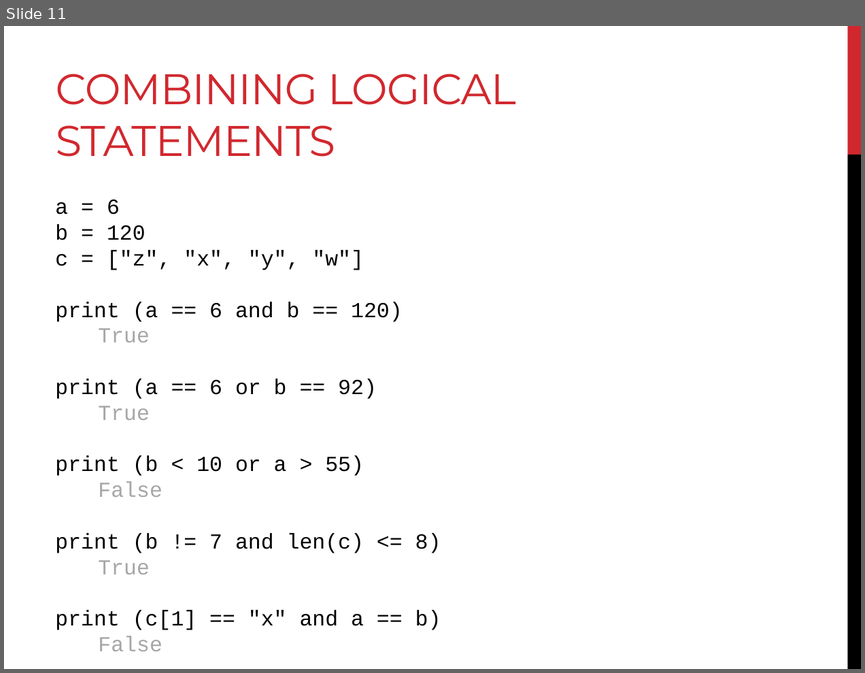
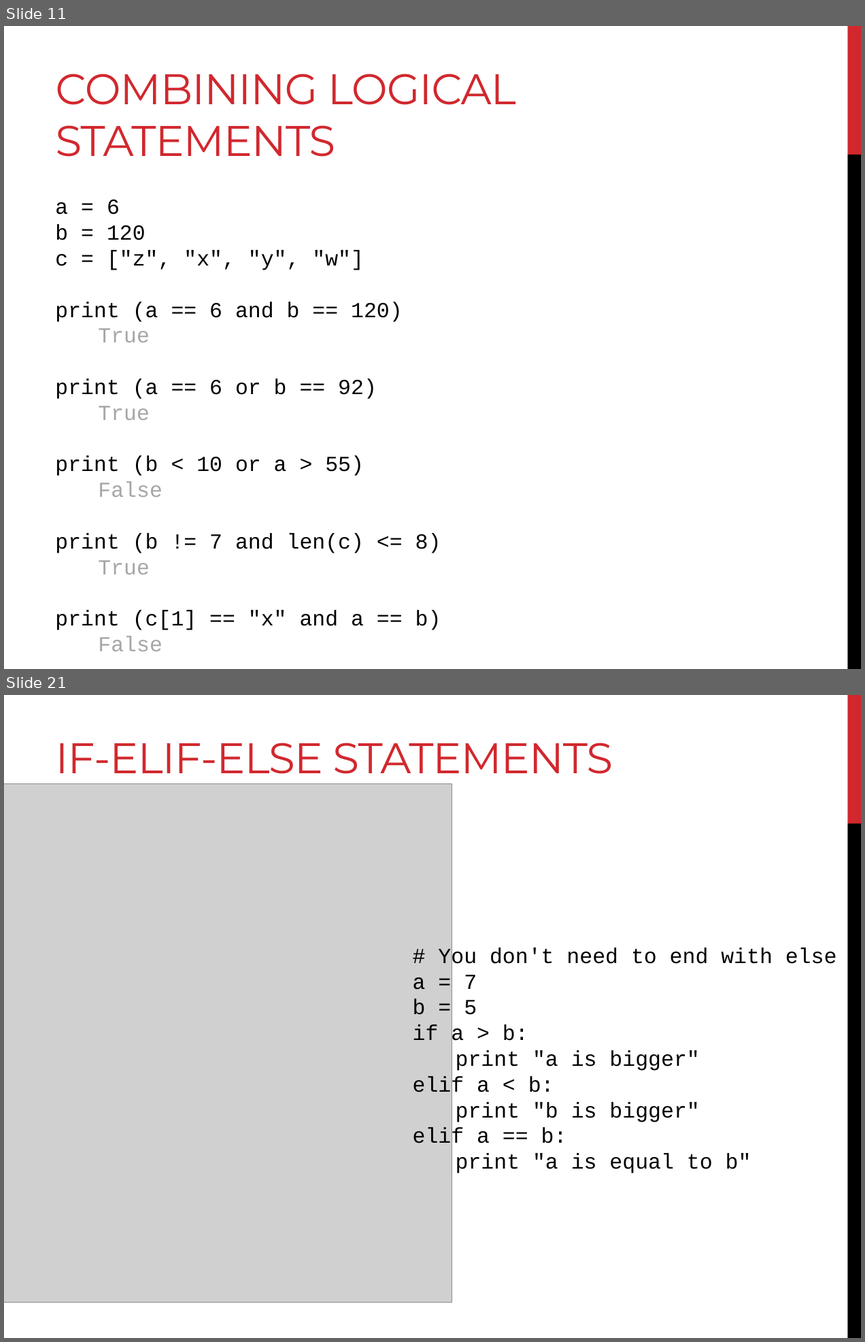
Before and after one commit to BjornFJohansson/ccbb_bigdata2015_python, a slide deck: slides/day2_slides.pptx. Shown one above the other, each under a label of ours: slide 11 before the commit, slides 11 and 21 after it; the slides between them are not shown. The pictures are 865x673 and 865x1342 pixels, drawn with LibreOffice and Linux fonts; fonts in the diff are those of the drawing; grey boxes stand for pictures. Boxes give left, top, right and bottom in pixels: in the first picture for what was removed or moved away, otherwise in the second. Text is boxed around its words. In the diff, an @@ line names an element or a change of style, - is before the commit and + after.

```diff
--- a/slides/day2_slides.pptx
+++ b/slides/day2_slides.pptx
@@ slide 21 added at [4, 695, 861, 1338], background #FFFFFF; not listed: 2 template elements that a slide beside it also shows @@
@@ title added at [56, 743, 613, 784], 36 pt, text #D1282E @@
+IF-ELIF-ELSE STATEMENTS
@@ picture added at [4, 784, 452, 1302] @@
@@ text added at [413, 947, 837, 1173], 18 pt, text #000000 @@
+# You don't need to end with else
+a = 7
+b = 5
+if a > b:
+print "a is bigger"
+elif a < b:
+print "b is bigger"
+elif a == b:
+print "a is equal to b"
```
Also in this commit, not shown: 2 slides changed, 29 other slides added, 1 slide removed, 1 other file.
